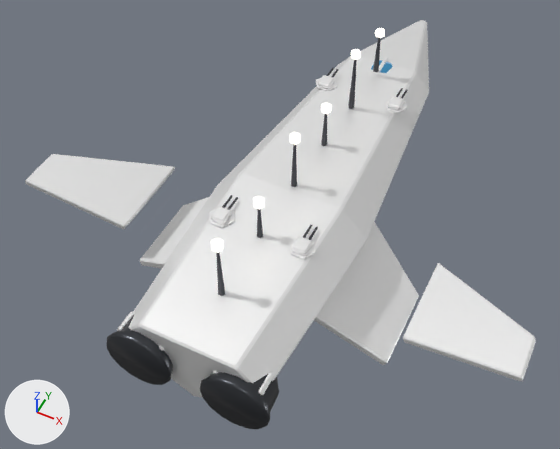
One commit to the glTF model public/models/ships/burevestnik.glb: the scene before it, then after it.
One viewpoint serves both versions: a camera (50 mm lens) standing at (0.758, -1.888, 1.98) and looking at (-0.068, -0.235, -0.085). The axes (+X, +Y, +Z) are drawn at lower left. The lights are the same throughout. The first picture is the older version. Where no turn or scale is listed for an object, it has been applied to the vertices.

Objects in the first picture: 'Кожух_дюзы', 'Кожух_дюзы.001', 'Корпус', 'Крыло_внеш', 'Крыло_внеш.001', 'Крыло_внутр', 'Крыло_внутр.001' and 24 more.
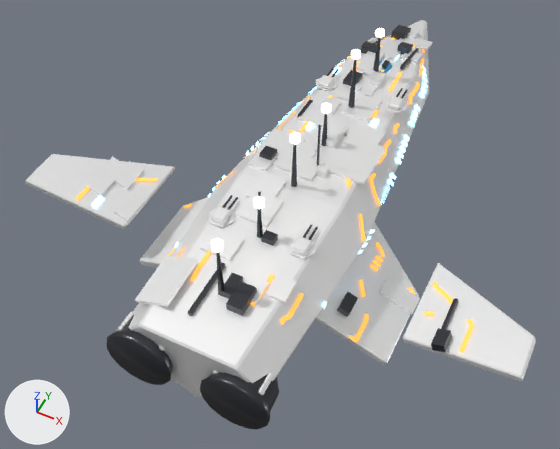
Edits to the scene script, one JSON object a line:
```json
{"op": "add", "block": "mat_vent", "code": ["mat_vent = principled_material('vent')", "mat_vent.base_color = (0.05, 0.12, 0.2)  # dark blue #3f617c", "mat_vent.metallic = 0.3", "mat_vent.roughness = 0.3", "mat_vent.emission_color = (0.25, 0.65, 1.0)  # blue #89d3ff", "mat_vent.emission_strength = 4.0"]}
{"op": "add", "block": "mat_stripe", "code": ["mat_stripe = principled_material('stripe')", "mat_stripe.base_color = (1.0, 0.42, 0.08)  # orange #ffad50", "mat_stripe.metallic = 0.2", "mat_stripe.roughness = 0.45", "mat_stripe.emission_color = (1.0, 0.38, 0.05)  # orange #ffa63f", "mat_stripe.emission_strength = 1.2"]}
{"op": "add", "block": "me_механика", "code": ["me_механика = bpy.data.meshes.new('Механика')", "me_механика.from_pydata(...)  # 160 vertices, 240 faces; spans x -0.4..0.4, y -0.87..0.87, z -0.22..0.22", "me_механика.materials.append(mat_dark)  # dark grey #4b4d52"]}
{"op": "add", "block": "me_накладные_плиты", "code": ["me_накладные_плиты = bpy.data.meshes.new('Накладные_плиты')", "me_накладные_плиты.from_pydata(...)  # 312 vertices, 468 faces; spans x -0.58..0.58, y -0.88..0.88, z -0.18..0.18", "me_накладные_плиты.materials.append(mat_hull2)  # white #ffffff"]}
{"op": "add", "block": "me_решётки", "code": ["me_решётки = bpy.data.meshes.new('Решётки')", "me_решётки.from_pydata(...)  # 220 vertices, 110 faces; spans x -0.458..0.458, y -0.63..0.63, z -0.06..0.06", "me_решётки.materials.append(mat_vent)  # dark blue #3f617c, glowing blue #89d3ff"]}
{"op": "add", "block": "me_разметка", "code": ["me_разметка = bpy.data.meshes.new('Разметка')", "me_разметка.from_pydata(...)  # 964 vertices, 482 faces; spans x -0.69..0.69, y -0.78..0.78, z -0.17..0.17", "me_разметка.materials.append(mat_stripe)  # orange #ffad50, glowing orange #ffa63f"]}
{"op": "add", "block": "ob_механика", "code": ["ob_механика = bpy.data.objects.new('Механика', me_механика)", "ob_механика.location = (0.239, 0.008, 0.125)"]}
{"op": "add", "block": "ob_накладные_плиты", "code": ["ob_накладные_плиты = bpy.data.objects.new('Накладные_плиты', me_накладные_плиты)", "ob_накладные_плиты.location = (-0.105, 0.007, 0.018)"]}
{"op": "add", "block": "ob_решётки", "code": ["ob_решётки = bpy.data.objects.new('Решётки', me_решётки)", "ob_решётки.location = (-0.173, 0.031, 0.101)"]}
{"op": "add", "block": "ob_разметка", "code": ["ob_разметка = bpy.data.objects.new('Разметка', me_разметка)", "ob_разметка.location = (0.0, 0.031, 0.012)"]}
```

Changed parts and their boxes (x1, y1, x2, y2) in the pictures (560 x 449 px):
```json
{"object": "Накладные_плиты", "change": "added", "after": [86, 29, 433, 315]}
{"object": "Механика", "change": "added", "after": [188, 25, 458, 352]}
{"object": "Разметка", "change": "added", "after": [76, 36, 474, 352]}
{"object": "Решётки", "change": "added", "after": [91, 50, 428, 308]}
```
